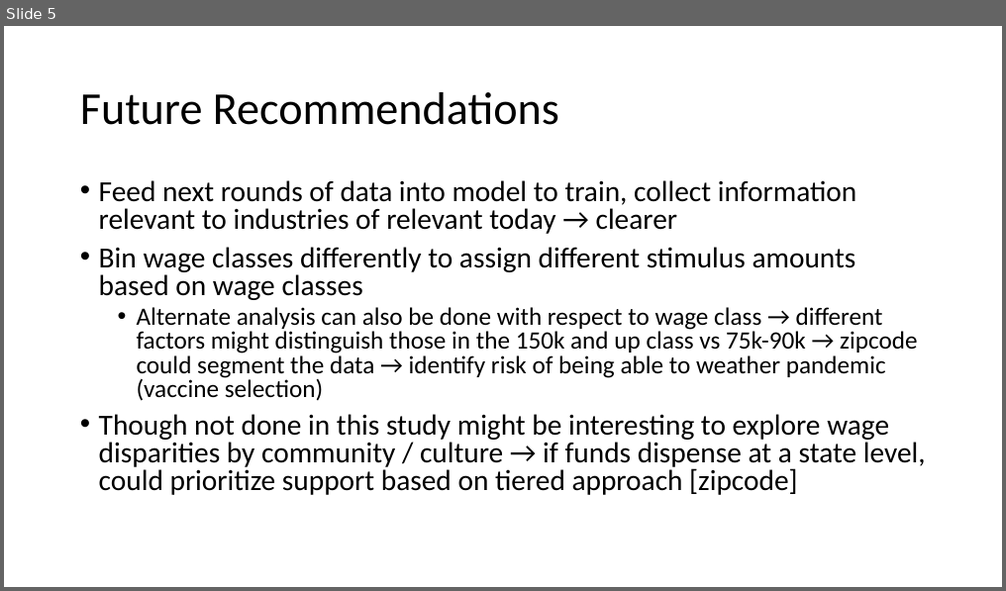
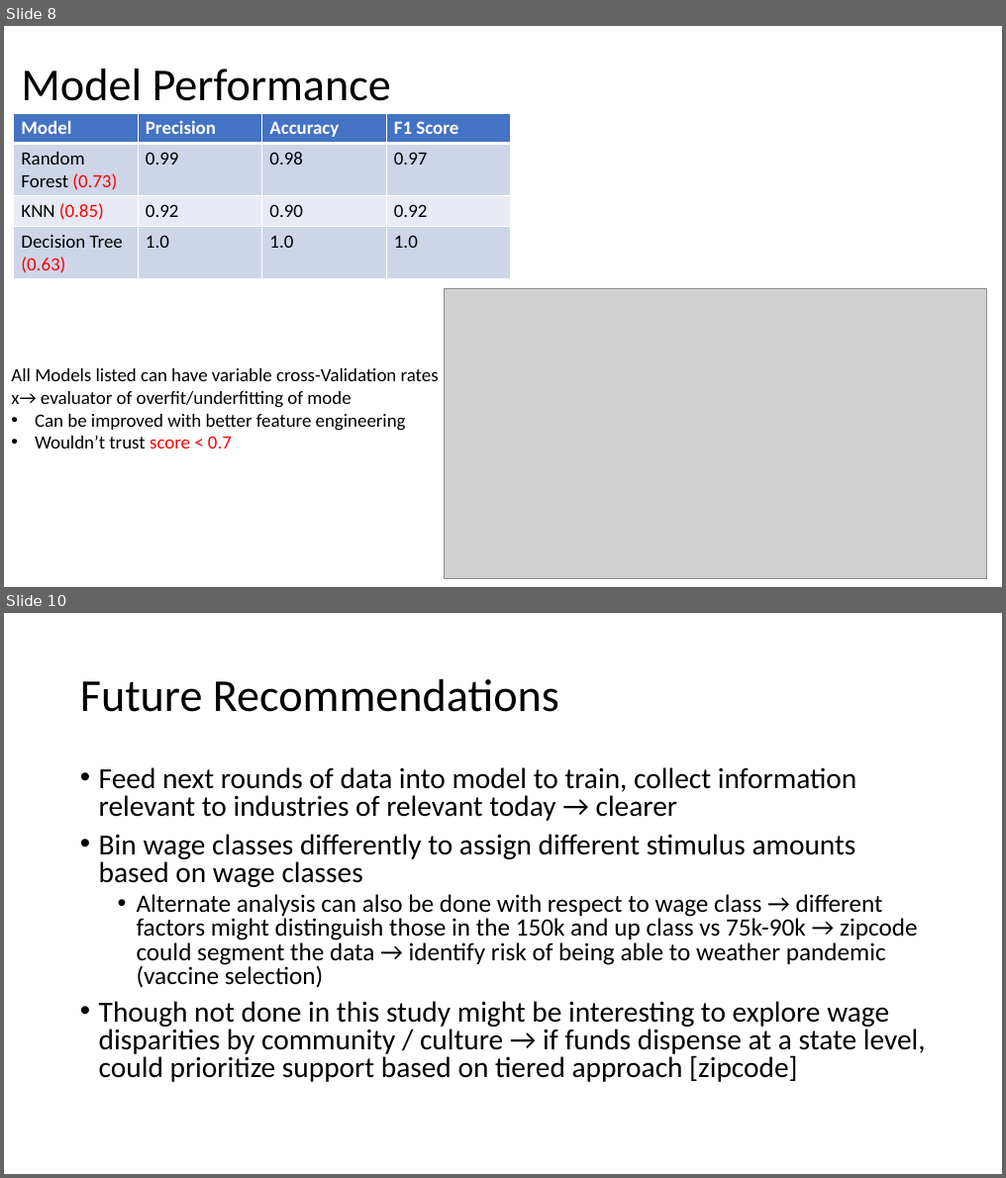
Before and after one commit to scottlou/gitStash_lab, a slide deck: MOD3/Mod3_FinalProject/Mod3Project.pptx. Shown one above the other, each under a label of ours: slide 5 before the commit, slides 8 and 10 after it; the slides between them are not shown. The pictures are 1006x591 and 1006x1178 pixels, drawn with LibreOffice and Linux fonts; fonts in the diff are those of the drawing; grey boxes stand for pictures. Boxes give left, top, right and bottom in pixels: in the first picture for what was removed or moved away, otherwise in the second. Text is boxed around its words. In the diff, an @@ line names an element or a change of style, - is before the commit and + after.

```diff
--- a/MOD3/Mod3_FinalProject/Mod3Project.pptx
+++ b/MOD3/Mod3_FinalProject/Mod3Project.pptx
@@ slide 8 added at [4, 26, 1002, 587], background #FFFFFF @@
@@ title added at [21, 69, 391, 101], 44 pt, text #000000 @@
+Model Performance
@@ table added at [14, 113, 511, 279], 4 rows, 4 columns @@
+Model | Precision | Accuracy | F1 Score
+Random Forest (0.73) | 0.99 | 0.98 | 0.97
+KNN (0.85) | 0.92 | 0.90 | 0.92
+Decision Tree (0.63) | 1.0 | 1.0 | 1.0
@@ picture added at [445, 288, 986, 579] @@
@@ text added at [11, 369, 439, 449], 18 pt, text #000000 @@
+All Models listed can have variable cross-Validation rates x→ evaluator of overfit/underfitting of mode
+• Can be improved with better feature engineering
+• Wouldn’t trust score < 0.7
@@ what was slide 5 is now slide 10 @@
```
Also in this commit, not shown: 3 slides changed, 7 other slides added, 1 slide removed, 38 other files.
